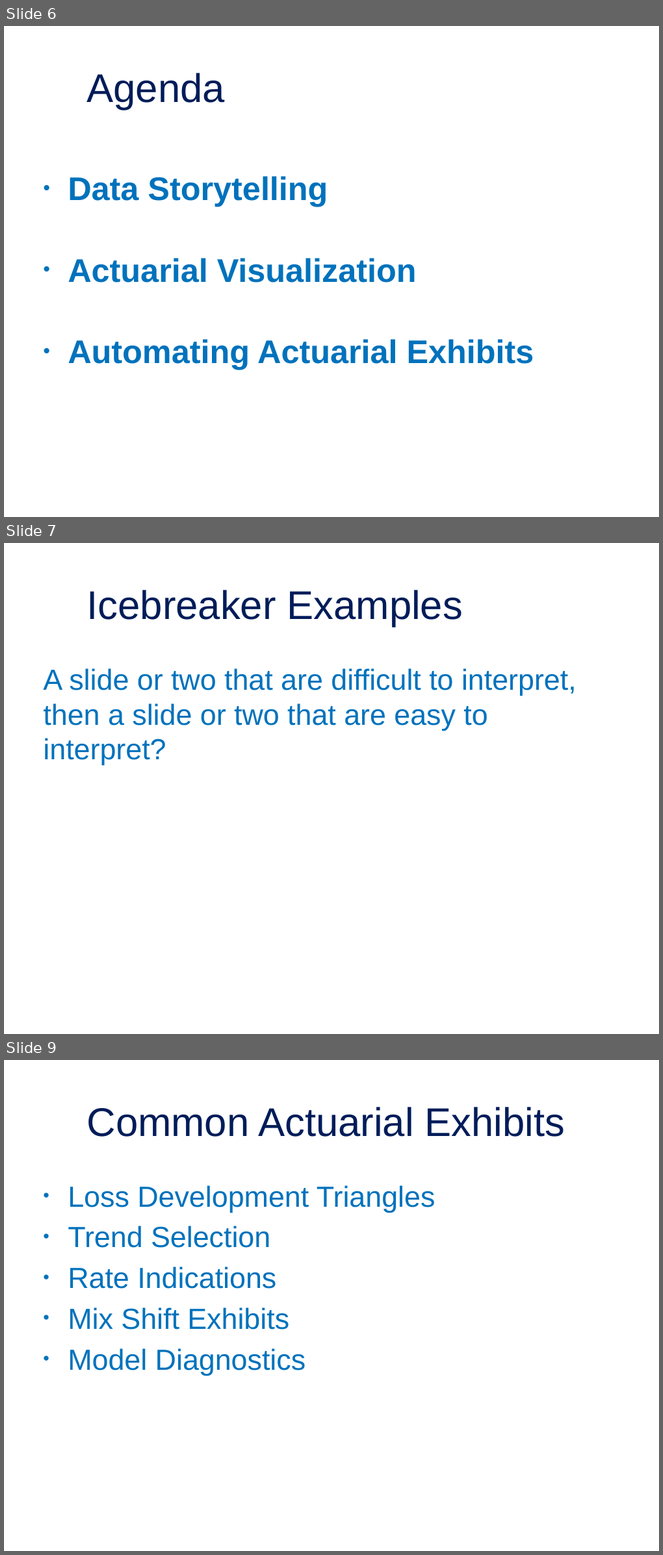
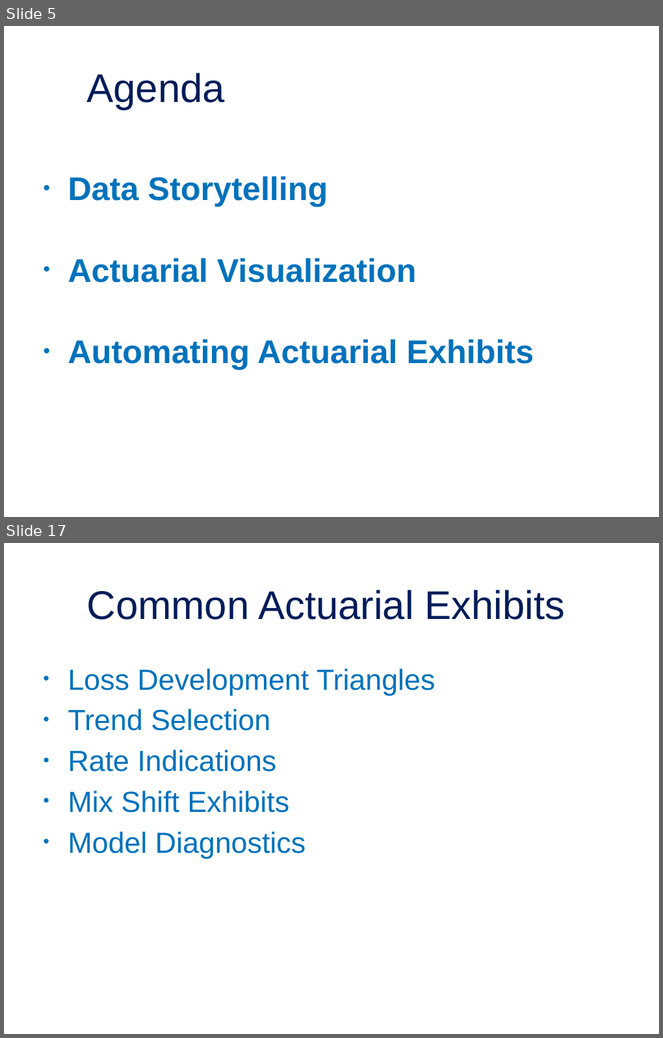
Before and after one commit to jordan-bonner/CAS_Spr23, a slide deck: Presentation Slides/Effective Data Visualization for Actuaries.pptx. Shown one above the other, each under a label of ours: slides 6, 7 and 9 before the commit, slides 5 and 17 after it; the slides between them are not shown. The pictures are 663x1555 and 663x1038 pixels, drawn with LibreOffice and Linux fonts; fonts in the diff are those of the drawing; background and template pictures are left out. Boxes give left, top, right and bottom in pixels: in the first picture for what was removed or moved away, otherwise in the second. Text is boxed around its words. In the diff, an @@ line names an element or a change of style, - is before the commit and + after.

```diff
--- a/Presentation Slides/Effective Data Visualization for Actuaries.pptx
+++ b/Presentation Slides/Effective Data Visualization for Actuaries.pptx
@@ slide 7 removed at [4,543,659,1034], background picture (left out) @@
@@ title removed at [87,590,463,627] @@
-Icebreaker Examples
@@ text removed at [43,668,577,765] @@
-A slide or two that are difficult to interpret, then a slide or two that are easy to interpret?
@@ what was slide 6 is now slide 5 @@
@@ what was slide 9 is now slide 17 @@
```
Also in this commit, not shown: 4 slides changed, 5 slides added, 5 other slides removed, 1 other file.
